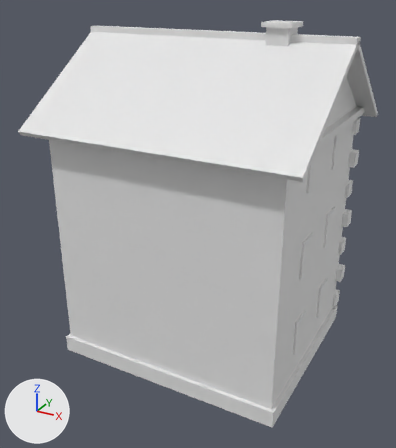
The glTF model assets/models/adr_townhouse_low.glb as it was, and as the next commit left it.
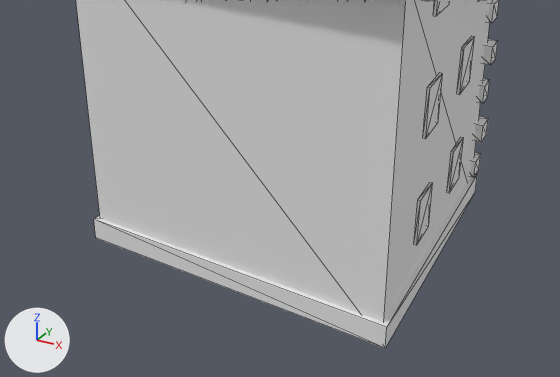
There are two pictures of each version: one whole from a 50 mm camera at (3.57, -6.85, 5.37) aimed at (-0.07, -0.24, 2.06), one close up on the part from 0% to 100% of the width and 40% to 100% of the height. Lighting does not change. The marker at lower left points along +X, +Y and +Z. The older version's two pictures come first. The close-ups show mesh edges as thin lines. Where no turn or scale is listed for an object, it has been applied to the vertices. Vertices at exactly the same position are counted once.

Names of what the first close-up shows: 'Adr_townhouse'.
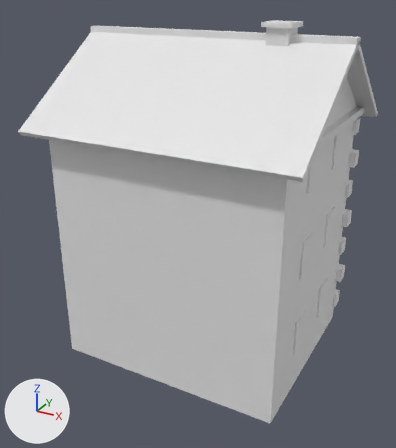
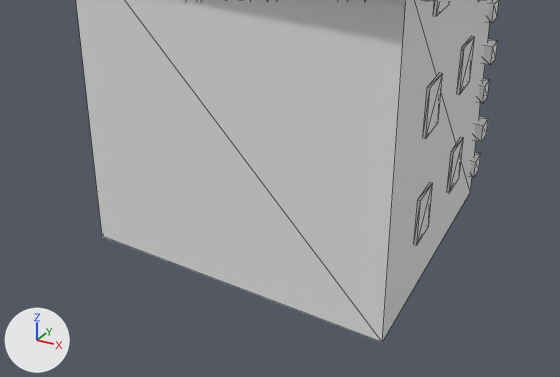
Where the change shows, as pixel boxes [x1, y1, x2, y2] in the close-ups (560 x 377 px):
'Adr_townhouse', reshaped
    before: [76, 0, 499, 348]
    after: [76, 0, 499, 342]
part 1 of me_adr_townhouse, deleted
    before: [94, 174, 477, 348]

Patch to the scene script:
```diff
--- a/assets/models/adr_townhouse_low.glb.py
+++ b/assets/models/adr_townhouse_low.glb.py
@@ me_adr_townhouse @@
 # used by ob_adr_townhouse; location = (0.0, 0.0, 0.0)
-me_adr_townhouse.from_pydata(...)  # 350 vertices, 524 faces; spans x -1.96..1.96, y -1.73..1.73, z -0.01..4.93
+me_adr_townhouse.from_pydata(...)  # 342 vertices, 512 faces; spans x -1.96..1.96, y -1.73..1.73, z 0.0..4.93
+# me_adr_townhouse part 1: the loose piece of 8 vertices spanning x -1.75..1.75, y -1.5..1.5, z -0.01..0.25 is deleted
 me_adr_townhouse.materials.append(mat_unit)
```
